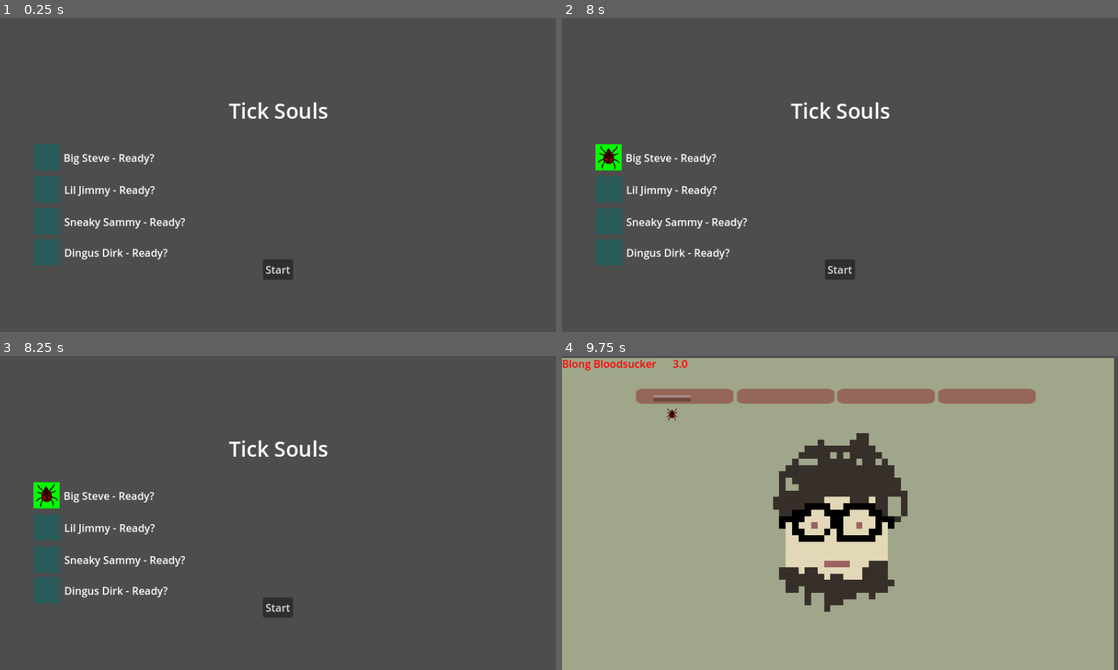
Above: before the commit, frames 1-4 (two rows, left to right).
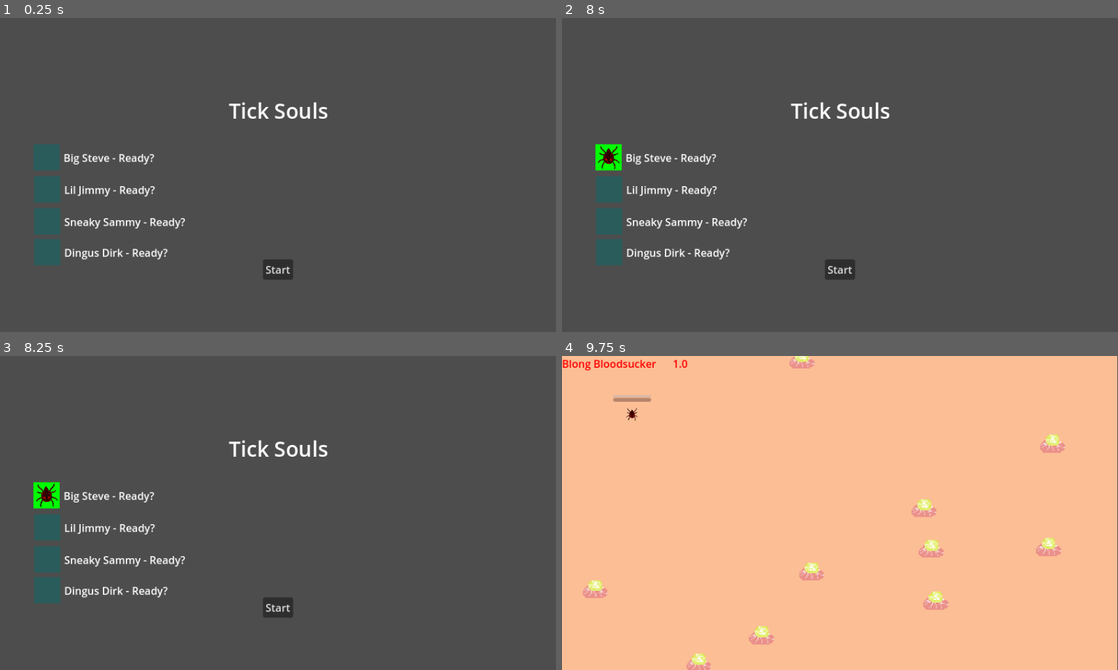
Above: after the commit, the same moments.

Repository: Topech/tick-souls
Game: Godot game, scene res://main_scene.tscn
Two runs of this game, one before a commit and one after it. Both use one fixed random seed, a clock stepped at 60 frames per second and the inputs below.
Inputs:
- Up to frame 1 (0.25 s): no input
- Up to frame 2 (8 s): click "Start" at 0.5 s; click "Start" at 1.25 s; click "Start" at 2 s; tap Enter (ui_accept) at 2.75, 3.02, 4.25, 4.52, 5, 6.5, 6.77, 7.25, 7.52 s; hold P 2.78-3.5 s; click "Continue" at 3.5 s; tap P at 4.35, 6.6 s; hold P 5.03-5.75 s; click "Continue" at 5.75 s; hold P from 7.28 s (still down)
- Up to frame 3 (8.25 s): release P at 8.03 s; tap P at 8.1 s
- Up to frame 4 (9.75 s): tap Enter (ui_accept) at 8.27, 8.75 s; hold P 8.78-9.5 s; click "Continue" at 9.5 s

Frames 1-3 are identical in both runs. In frame 4, 100% of the frame differs, in the area x 0-100%, y 0-100%.

Commit message:
fix(restart-on-end): wipe scores and start at round 1 again

Diff:
--- a/global/global.gd
+++ b/global/global.gd
@@ -38,6 +38,11 @@
 }
 
 
+func clear_all_player_scores():
+	for player_details in player_details_lookup.values():
+		player_details.score = 0
+
+
 enum SuckStrategyType {
 	STANDARD,
 	BOSS,
--- a/main_scene.gd
+++ b/main_scene.gd
@@ -40,6 +40,10 @@
 	round_leaderboard = null
 
 func _on_win_board_continue() -> void:
+	# reset for new game
+	rounds_completed = 0
+	Global.clear_all_player_scores()
+
 	main_menu = preload("res://root_scenes/main_menu/main_menu.tscn").instantiate()
 	main_menu.start_game.connect(_on_main_menu_start_game)
 	main_menu.start_boss.connect(_on_main_menu_start_boss)
